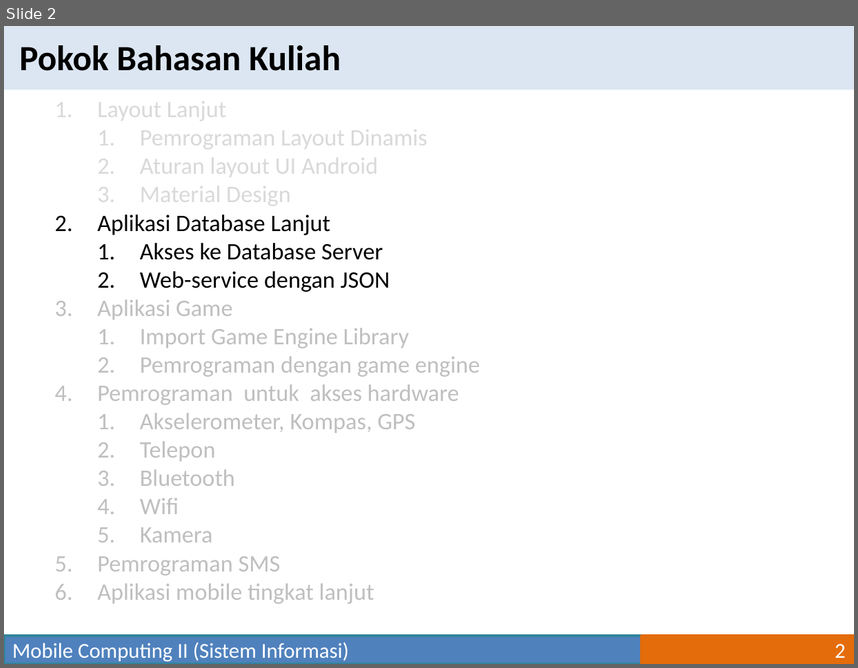
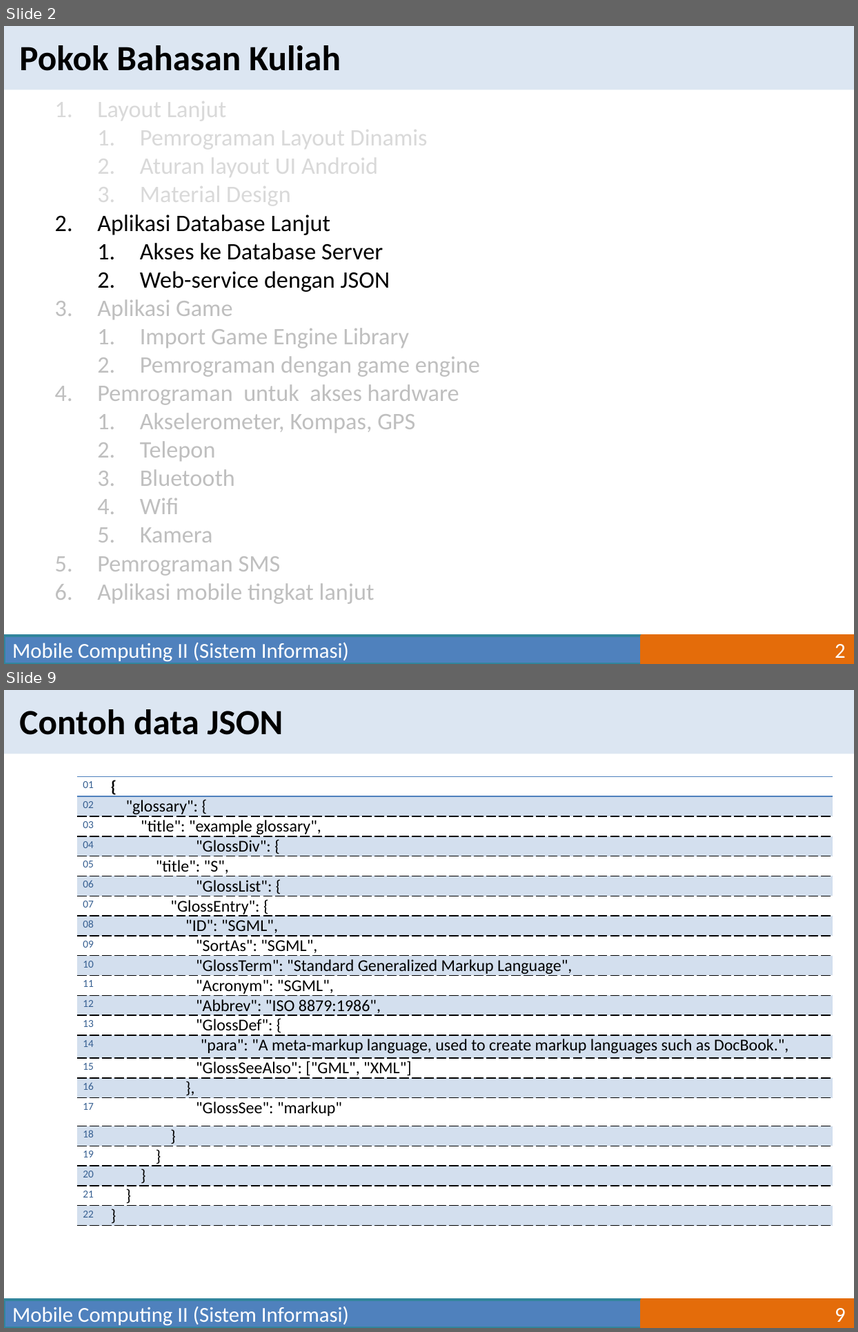
Before and after one commit to mpriyonots/Mobile-Computing-II, a slide deck: materi/Mobile Computing II-06.pptx. Shown one above the other, each under a label of ours: slide 2 before the commit, slides 2 and 9 after it; the slides between them are not shown. The pictures are 858x668 and 858x1332 pixels, drawn with LibreOffice and Linux fonts; fonts in the diff are those of the drawing. Boxes give left, top, right and bottom in pixels: in the first picture for what was removed or moved away, otherwise in the second. Text is boxed around its words. In the diff, an @@ line names an element or a change of style, - is before the commit and + after.

```diff
--- a/materi/Mobile Computing II-06.pptx
+++ b/materi/Mobile Computing II-06.pptx
@@ slide 9 added at [4, 690, 854, 1328], background #FFFFFF @@
@@ rectangle added at [4, 690, 854, 753], fill #DCE6F2 @@
@@ text added at [19, 709, 283, 735], 30 pt, text #000000, bold @@
+Contoh data JSON
@@ table added at [77, 777, 833, 1225], 22 rows, 2 columns @@
+01 | {
+02 | "glossary": {
+03 | "title": "example glossary",
+04 | "GlossDiv": {
+05 | "title": "S",
+06 | "GlossList": {
+07 | "GlossEntry": {
+08 | "ID": "SGML",
+09 | "SortAs": "SGML",
+10 | "GlossTerm": "Standard Generalized Markup Language",
+11 | "Acronym": "SGML",
+12 | "Abbrev": "ISO 8879:1986",
+13 | "GlossDef": {
+14 | "para": "A meta-markup language, used to create markup languages such as DocBook.",
+15 | "GlossSeeAlso": ["GML", "XML"]
+16 | },
+17 | "GlossSee": "markup"
+18 | }
+19 | }
+20 | }
+21 | }
+22 | }
@@ rectangle added at [4, 1299, 642, 1328], fill #4F81BD, outline #31859C 2 pt, 18 pt, text #FFFFFF @@
+Mobile Computing II (Sistem Informasi)
@@ page number added at [642, 1299, 854, 1328], fill #E46C0A, outline #E46C0A 2 pt, 18 pt, text #FFFFFF @@
+9
```
Also in this commit, not shown: 7 other slides added, 1 slide removed, 1 other file.
